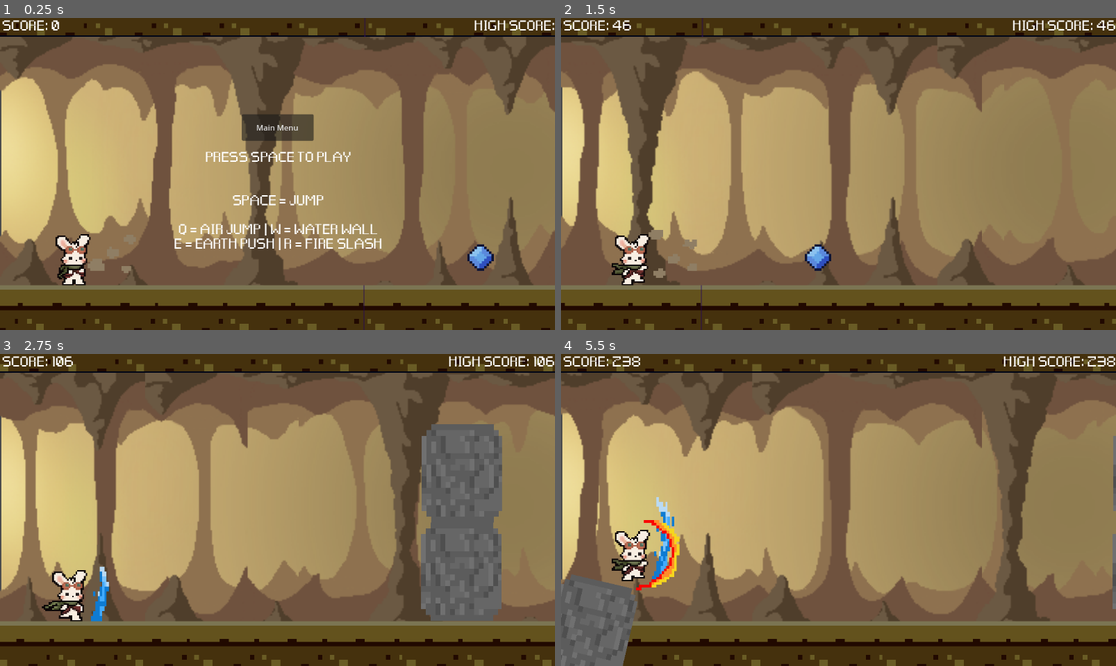
Above: before the commit, frames 1-4 (two rows, left to right).
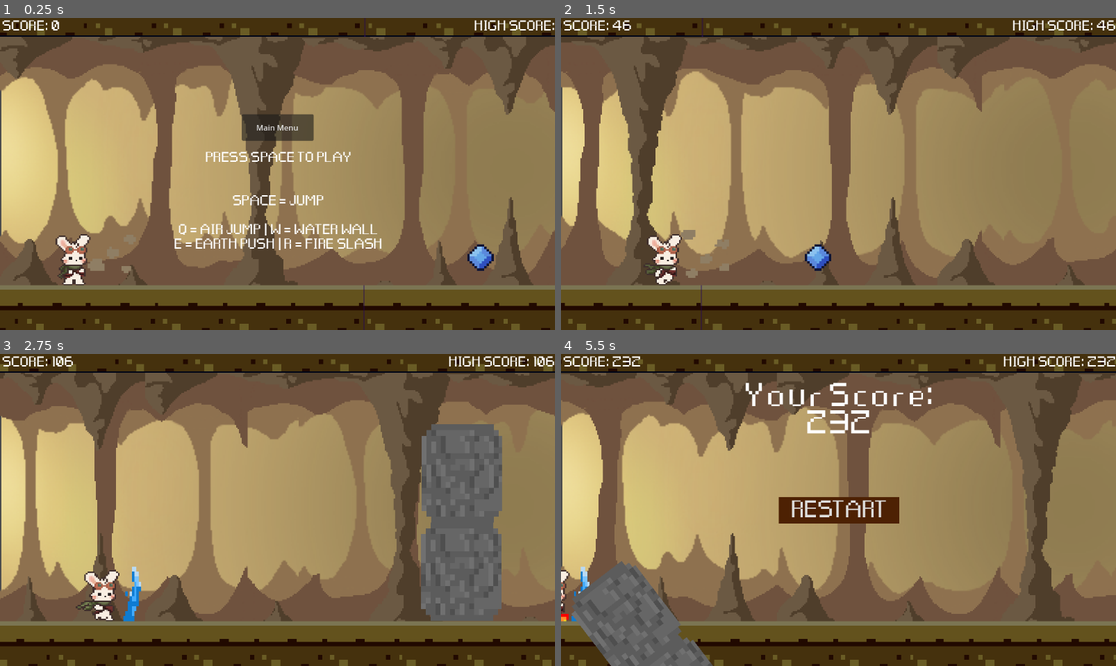
Above: after the commit, the same moments.

Repository: maryandrearv/the-elemental-path
Game: Godot game, scene res://scenes/main.tscn
Same seed, same stepped clock (60 frames per second), same inputs: the game is played once before the commit and once after it.
Inputs:
- Up to frame 1 (0.25 s): no input
- Up to frame 2 (1.5 s): tap Space at 0.5 s; hold Q (air) 0.53-1.28 s; tap Enter (ui_accept) at 0.77 s; tap E (earth) at 0.8, 1.35 s
- Up to frame 3 (2.75 s): tap Enter (ui_accept) at 1.52 s; tap R (fire) at 1.55, 2.1 s; tap W (water) at 2.3 s
- Up to frame 4 (5.5 s): tap W (water) at 2.85, 5.3 s; tap Enter (ui_accept) at 3.02, 3.77, 4.52 s; tap Q (air) at 3.05 s; hold Q (air) 3.53-4.28 s; tap E (earth) at 3.8, 4.35 s; tap R (fire) at 4.55, 5.1 s

The runs differ from the first frame. In frame 1, 0.3% of the frame differs, in the area x 3-95%, y 17-86%; in frame 2, 1.9%; in frame 3, 1.9%; in frame 4, 36%, in the area x 0-100%, y 0-100%.

Commit message:
dash and sprite updates

Diff:
--- a/runner/echo.gd
+++ b/runner/echo.gd
@@ -20,12 +20,12 @@
 const ANIMATION_DURATION: float = 1.0
 
 #Jump variables
-var GRAVITY : int = 3000
+var GRAVITY : int = 4000
 var JUMP_SPEED : int = -1275
 
 #Double jump variables
 var DOUBLE_JUMP_ON: bool = false
-var DOUBLE_JUMP_GRAVITY : int = 2000
+var DOUBLE_JUMP_GRAVITY : int = 2500
 var DOUBLE_JUMP_SPEED : int  = -900
 
 func _on_ready():
@@ -39,39 +39,44 @@
 
 
 func _physics_process(delta: float) -> void:
-	if Input.is_action_just_pressed("earth"):
-		earth_animation.visible = true
-		echo_sprite.play("cast")
-		earth_animation.play("earth")
-		knock_over_rocks()
+	if Input.is_action_just_pressed("air") and not DOUBLE_JUMP_ON:
+		DOUBLE_JUMP_ON = true
+		velocity.x = 4000
+		velocity.y = -900
+		#DOUBLE_JUMP_SPEED
+		GRAVITY = DOUBLE_JUMP_GRAVITY
+	else:
+		velocity.x = 0
+		if Input.is_action_just_pressed("earth"):
+			earth_animation.visible = true
+			echo_sprite.play("cast")
+			earth_animation.play("earth")
+			knock_over_rocks()
 
-		rock_sound.play()
+			rock_sound.play()
 
-		# Start a coroutine to hide the earth animation after a delay
-		_hide_earth_animation()
+			# Start a coroutine to hide the earth animation after a delay
+			_hide_earth_animation()
 
-	#Fire Slash button
-	elif Input.is_action_just_pressed("fire"):
-		perform_fire_attack()
-		fire_animation.visible = true
-		echo_sprite.play("cast")
-		fire_animation.play("fire")
-		fire_sound.play()
-		_hide_fire_animation()
+		#Fire Slash button
+		elif Input.is_action_just_pressed("fire"):
+			perform_fire_attack()
+			fire_animation.visible = true
+			echo_sprite.play("cast")
+			fire_animation.play("fire")
+			fire_sound.play()
+			_hide_fire_animation()
 
-	#Water Wall button
-	elif Input.is_action_just_pressed("water"):
-		water_attack_perform()
-		water_animation.visible = true
-		echo_sprite.play("cast")
-		water_animation.play("waterwall")
-		water_sound.play()
-		_hide_water_animation()
+		#Water Wall button
+		elif Input.is_action_just_pressed("water"):
+			water_attack_perform()
+			water_animation.visible = true
+			echo_sprite.play("cast")
+			water_animation.play("waterwall")
+			water_sound.play()
+			_hide_water_animation()
 
-	elif Input.is_action_just_pressed("air") and not DOUBLE_JUMP_ON:
-		DOUBLE_JUMP_ON = true
-		velocity.y = DOUBLE_JUMP_SPEED
-		GRAVITY = DOUBLE_JUMP_GRAVITY
+
 
 
 	# Add the gravity.
--- a/runner/scenes/Echo.tscn
+++ b/runner/scenes/Echo.tscn
@@ -24,10 +24,6 @@
 atlas = ExtResource("2_j7mbw")
 region = Rect2(0, 0, 50, 50)
 
-[sub_resource type="AtlasTexture" id="AtlasTexture_efuyk"]
-atlas = ExtResource("2_j7mbw")
-region = Rect2(150, 0, 50, 50)
-
 [sub_resource type="AtlasTexture" id="AtlasTexture_ib2vf"]
 atlas = ExtResource("2_j7mbw")
 region = Rect2(200, 0, 50, 50)
@@ -41,6 +37,22 @@
 region = Rect2(50, 0, 50, 50)
 
 [sub_resource type="AtlasTexture" id="AtlasTexture_lf0r4"]
+atlas = ExtResource("2_j7mbw")
+region = Rect2(100, 0, 50, 50)
+
+[sub_resource type="AtlasTexture" id="AtlasTexture_28nyh"]
+atlas = ExtResource("2_j7mbw")
+region = Rect2(50, 0, 50, 50)
+
+[sub_resource type="AtlasTexture" id="AtlasTexture_2edts"]
+atlas = ExtResource("2_j7mbw")
+region = Rect2(100, 0, 50, 50)
+
+[sub_resource type="AtlasTexture" id="AtlasTexture_au86d"]
+atlas = ExtResource("2_j7mbw")
+region = Rect2(50, 0, 50, 50)
+
+[sub_resource type="AtlasTexture" id="AtlasTexture_203tn"]
 atlas = ExtResource("2_j7mbw")
 region = Rect2(100, 0, 50, 50)
 
@@ -66,10 +78,7 @@
 "speed": 4.0
 }, {
 "frames": [{
-"duration": 1.0,
-"texture": SubResource("AtlasTexture_efuyk")
-}, {
-"duration": 1.0,
+"duration": 2.5,
 "texture": SubResource("AtlasTexture_ib2vf")
 }, {
 "duration": 1.0,
@@ -85,6 +94,18 @@
 }, {
 "duration": 1.0,
 "texture": SubResource("AtlasTexture_lf0r4")
+}, {
+"duration": 1.0,
+"texture": SubResource("AtlasTexture_28nyh")
+}, {
+"duration": 1.0,
+"texture": SubResource("AtlasTexture_2edts")
+}, {
+"duration": 1.0,
+"texture": SubResource("AtlasTexture_au86d")
+}, {
+"duration": 1.0,
+"texture": SubResource("AtlasTexture_203tn")
 }],
 "loop": true,
 "name": &"run",
@@ -239,8 +260,8 @@
 position = Vector2(-21, 34)
 scale = Vector2(3.48953, 3.16)
 sprite_frames = SubResource("SpriteFrames_k886e")
-animation = &"run"
-frame_progress = 0.231254
+animation = &"jump"
+frame_progress = 0.335837
 
 [node name="RunCol" type="CollisionShape2D" parent="."]
 position = Vector2(-12.25, 40)
--- a/runner/scenes/background.tscn
+++ b/runner/scenes/background.tscn
@@ -8,6 +8,7 @@
 [node name="background" type="ParallaxBackground"]
 
 [node name="Sprite2D" type="Sprite2D" parent="."]
+texture_filter = 1
 position = Vector2(3, 0)
 scale = Vector2(2.99479, 2.97222)
 texture = ExtResource("1_0y6dt")
@@ -27,6 +28,7 @@
 motion_mirroring = Vector2(1152, 0)
 
 [node name="Sprite2D" type="Sprite2D" parent="ParallaxLayer2"]
+texture_filter = 1
 scale = Vector2(3, 3)
 texture = ExtResource("3_o6lbd")
 centered = false
@@ -36,6 +38,7 @@
 motion_mirroring = Vector2(1152, 0)
 
 [node name="Sprite2D" type="Sprite2D" parent="ParallaxLayer3"]
+texture_filter = 1
 scale = Vector2(3, 3)
 texture = ExtResource("4_a37dt")
 centered = false
--- a/runner/scenes/main.tscn
+++ b/runner/scenes/main.tscn
@@ -27,6 +27,8 @@
 scale = Vector2(2, 2)
 
 [node name="Echo" parent="." instance=ExtResource("4_n4rl8")]
+texture_filter = 1
+texture_repeat = 1
 position = Vector2(87, 468)
 collision_layer = 3
 collision_mask = 3
--- a/runner/scenes/spikes.tscn
+++ b/runner/scenes/spikes.tscn
@@ -6,6 +6,22 @@
 size = Vector2(371.784, 224.865)
 
 [node name="Spikes" type="Node2D"]
+
+[node name="Stalagmites2" type="Sprite2D" parent="."]
+position = Vector2(172.481, 476.962)
+scale = Vector2(0.287594, 0.23481)
+texture = ExtResource("1_ja5jx")
+
+[node name="Stalagmites_hit_box" type="Area2D" parent="Stalagmites2"]
+position = Vector2(-205.809, -2062.7)
+scale = Vector2(3.3195, 4.32432)
+
+[node name="CollisionShape2D" type="CollisionShape2D" parent="Stalagmites2/Stalagmites_hit_box"]
+z_index = 2
+position = Vector2(62, 499)
+rotation = -3.14159
+scale = Vector2(0.30125, 0.23125)
+shape = SubResource("RectangleShape2D_1d7pm")
 
 [node name="Stalactites" type="Sprite2D" parent="."]
 position = Vector2(57, 47)
@@ -19,6 +35,23 @@
 scale = Vector2(3.3195, 4.32432)
 
 [node name="CollisionShape2D" type="CollisionShape2D" parent="Stalactites/Stalactites_hit_box"]
+position = Vector2(57.9999, 26)
+rotation = 3.14159
+scale = Vector2(0.30125, 0.23125)
+shape = SubResource("RectangleShape2D_1d7pm")
+
+[node name="Stalactites2" type="Sprite2D" parent="."]
+position = Vector2(177, 45)
+rotation = 3.14159
+scale = Vector2(0.30125, 0.23125)
+texture = ExtResource("1_ja5jx")
+
+[node name="Stalactites_hit_box" type="Area2D" parent="Stalactites2"]
+position = Vector2(189.211, 203.244)
+rotation = -3.14159
+scale = Vector2(3.3195, 4.32432)
+
+[node name="CollisionShape2D" type="CollisionShape2D" parent="Stalactites2/Stalactites_hit_box"]
 position = Vector2(57.9999, 26)
 rotation = 3.14159
 scale = Vector2(0.30125, 0.23125)
Binary file changed: runner/assets/Echo Beta Spritesheet.png
Not shown, changed: runner/assets/Echo Beta Spritesheet.png.import
Not shown: 1 places in runner/scenes/Echo.tscn that only renumber resources
Binary file removed: runner/sprites/Basic Charakter Spritesheet copy.png
Not shown, removed: runner/sprites/Basic Charakter Spritesheet copy.png.import
Not shown, changed: .DS_Store
Not shown, changed: runner/.DS_Store
